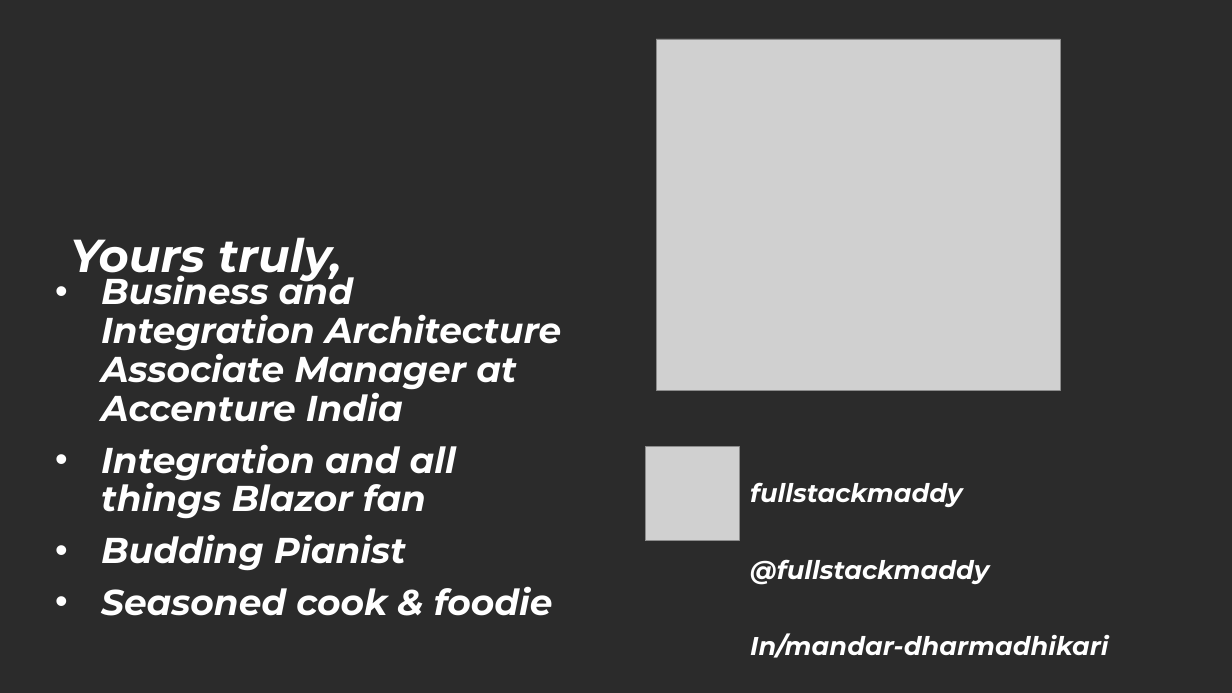
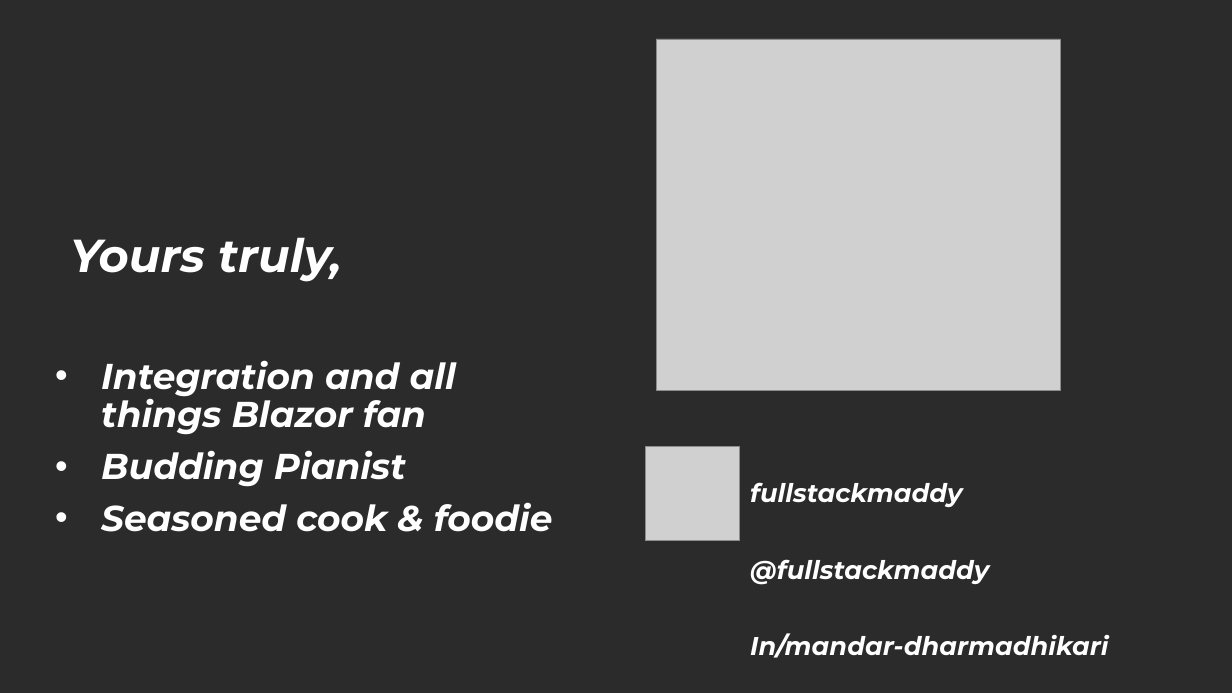
Before and after one commit to fullstackmaddy/Presentations, a slide deck: slide 2 of 2021/Automating Logic Apps Deployment With GitHUB Actions.pptx. Drawn at 1232x693 pixels with LibreOffice and Linux fonts; fonts in the diff are those of the drawing; grey boxes stand for pictures; background and template pictures are left out; a plain dark background stands for a picture behind light text. Boxes give left, top, right and bottom in pixels: in the first picture for what was removed or moved away, otherwise in the second. Text is boxed around its words. In the diff, an @@ line names an element or a change of style, - is before the commit and + after.

```diff
--- a/2021/Automating Logic Apps Deployment With GitHUB Actions.pptx
+++ b/2021/Automating Logic Apps Deployment With GitHUB Actions.pptx
@@ text at [101,270,561,422]: paragraph removed @@
-• Business and Integration Architecture Associate Manager at Accenture India
```
Also in this commit, not shown: 3 other slides changed.
